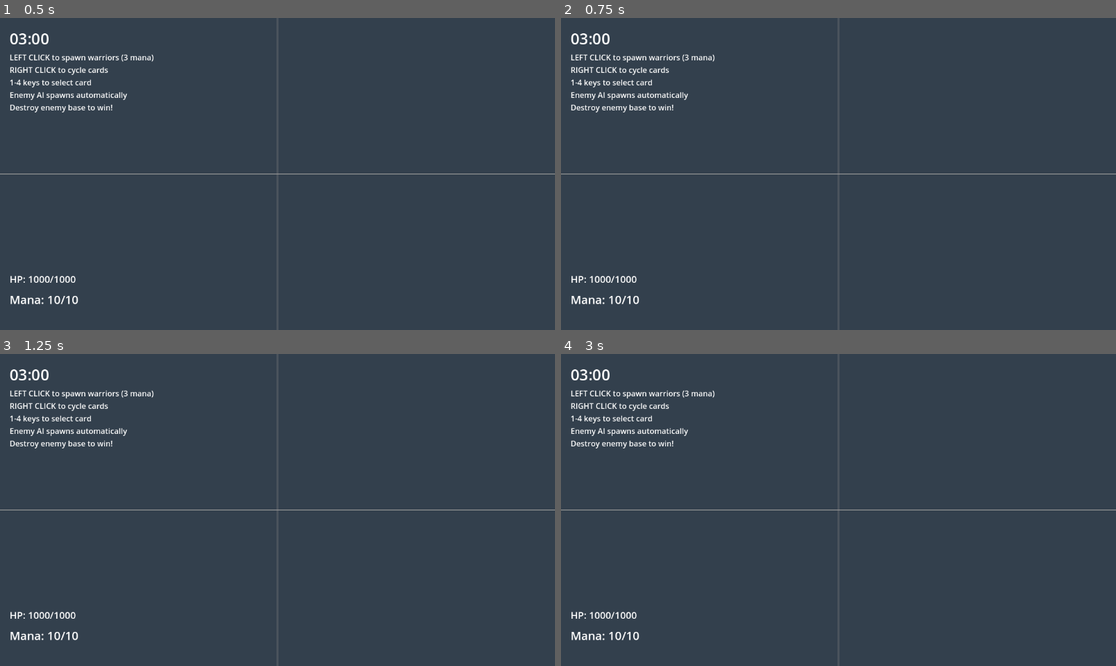
Above: before the commit, frames 1-4 (two rows, left to right).
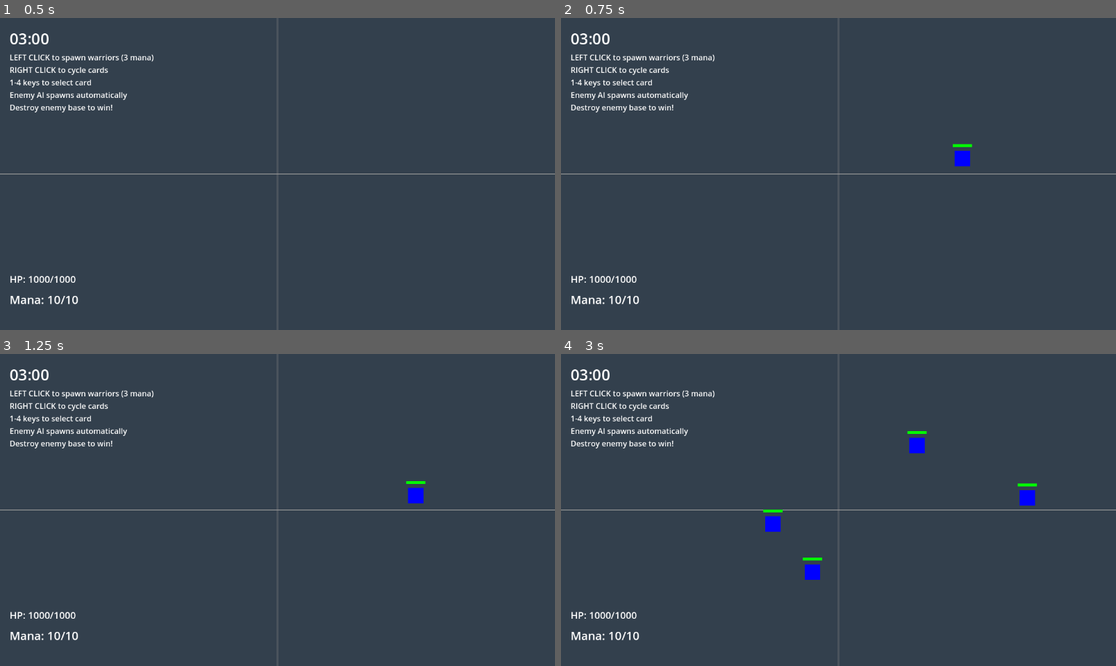
Above: after the commit, the same moments.

Repository: amari-charles/project-summoner
Game: Godot game, scene res://scenes/battlefield/test_game.tscn
Two runs of this game, one before a commit and one after it. Both use one fixed random seed, a clock stepped at 60 frames per second and the inputs below.
Inputs (mouse positions are in pixels of both pictures, inside the frame that each line leads up to):
- Up to frame 1 (0.5 s): no input
- Up to frame 2 (0.75 s): tap Enter at 0.5 s; move the mouse to (960, 158) at 0.52 s; tap 1 at 0.6 s; click (960, 158) at 0.67 s
- Up to frame 3 (1.25 s): no input
- Up to frame 4 (3 s): tap Enter at 1.25, 2, 2.75 s; move the mouse to (727, 525) at 1.27 s; tap 4 at 1.35, 2.85 s; click (727, 525) at 1.42 s; move the mouse to (894, 441) at 2.02 s; tap 1 at 2.1 s; click (894, 441) at 2.17 s; move the mouse to (810, 572) at 2.77 s; click (810, 572) at 2.92 s

Frame 1 is identical in both runs. In frame 2, 0.2% of the frame differs, in the area x 70-75%, y 40-48%; in frame 3, 0.2%; in frame 4, 0.7%, in the area x 36-86%, y 24-73%.
Error before the commit: Trying to assign value of type 'base.gd' to a variable of type 'summoner.gd'. (res://scripts/core/player_input.gd:13)
Error after the commit: Trying to assign value of type 'base.gd' to a variable of type 'summoner.gd'. (res://scripts/ui/game_ui.gd:24)

Commit message:
Fix PlayerInput type error - use get_parent() instead of group search
- PlayerInput now gets summoner via get_parent() as Summoner
- Removed duplicate group assignments from base scene files
- Bases still add themselves to groups in _ready() for Unit AI
- Fixes 'Trying to assign base.gd to summoner.gd' in PlayerInput

Diff:
--- a/scenes/battlefield/enemy_base.tscn
+++ b/scenes/battlefield/enemy_base.tscn
@@ -5,7 +5,7 @@
 [sub_resource type="RectangleShape2D" id="RectangleShape2D_base"]
 size = Vector2(60, 200)
 
-[node name="EnemyBase" type="StaticBody2D" groups=["bases", "enemy_bases", "enemy_summoners"]]
+[node name="EnemyBase" type="StaticBody2D"]
 script = ExtResource("1_base")
 max_hp = 1000.0
 team = 1
--- a/scenes/battlefield/player_base.tscn
+++ b/scenes/battlefield/player_base.tscn
@@ -5,7 +5,7 @@
 [sub_resource type="RectangleShape2D" id="RectangleShape2D_base"]
 size = Vector2(60, 200)
 
-[node name="PlayerBase" type="StaticBody2D" groups=["bases", "player_bases", "player_summoners"]]
+[node name="PlayerBase" type="StaticBody2D"]
 script = ExtResource("1_base")
 max_hp = 1000.0
 team = 0
--- a/scripts/core/player_input.gd
+++ b/scripts/core/player_input.gd
@@ -10,7 +10,10 @@
 
 func _ready() -> void:
 	if summoner == null:
-		summoner = get_tree().get_first_node_in_group("player_summoners")
+		# PlayerInput is a child of PlayerSummoner node
+		summoner = get_parent() as Summoner
+		if summoner == null:
+			push_error("PlayerInput: Could not find parent Summoner!")
 
 func _input(event: InputEvent) -> void:
 	if event is InputEventMouseButton:
